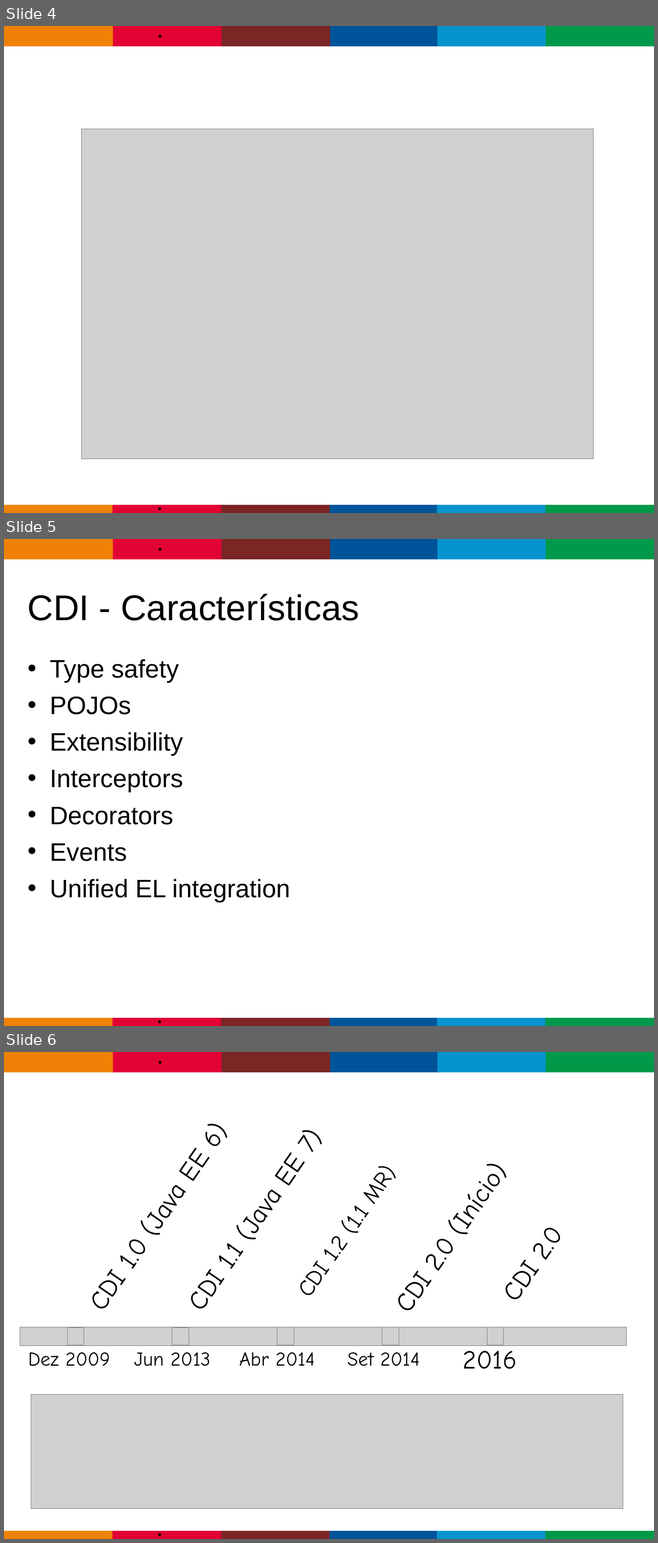
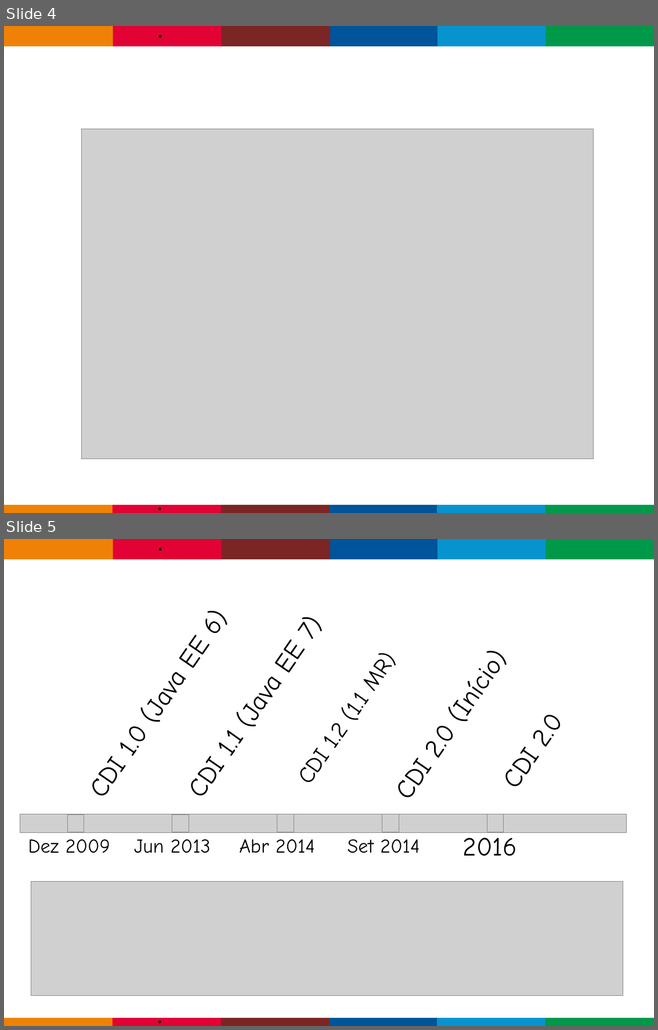
Before and after one commit to gastaldi/talks, a slide deck: CDI/TDC2015/TDC_2015-CDI-2.0.odp. Shown one above the other, each under a label of ours: slides 4, 5 and 6 before the commit, slides 4 and 5 after it. The pictures are 658x1543 and 658x1030 pixels, drawn with LibreOffice and Linux fonts; fonts in the diff are those of the drawing; grey boxes stand for pictures; background and template pictures are left out. Boxes give left, top, right and bottom in pixels: in the first picture for what was removed or moved away, otherwise in the second. Text is boxed around its words. In the diff, an @@ line names an element or a change of style, - is before the commit and + after.

```diff
--- a/CDI/TDC2015/TDC_2015-CDI-2.0.odp
+++ b/CDI/TDC2015/TDC_2015-CDI-2.0.odp
@@ slide 5 removed at (4,539,654,1026), background #FFFFFF; not listed: 13 template elements that a slide beside it also shows @@
@@ title removed at (28,594,360,621) @@
-CDI - Características
@@ text removed at (50,659,290,903) @@
-• Type safety
-• POJOs
-• Extensibility
-• Interceptors
-• Decorators
-• Events
-• Unified EL integration
@@ what was slide 6 is now slide 5 @@
```
Also in this commit, not shown: 5 slides changed, 10 slides added, 3 other slides removed.
